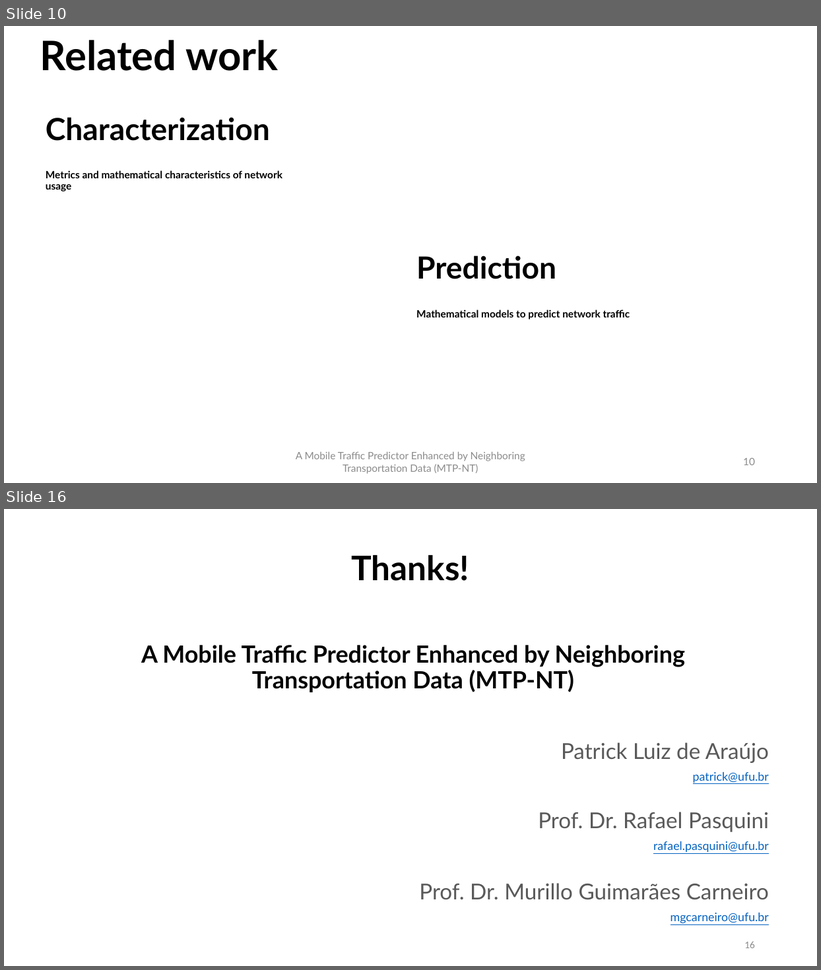
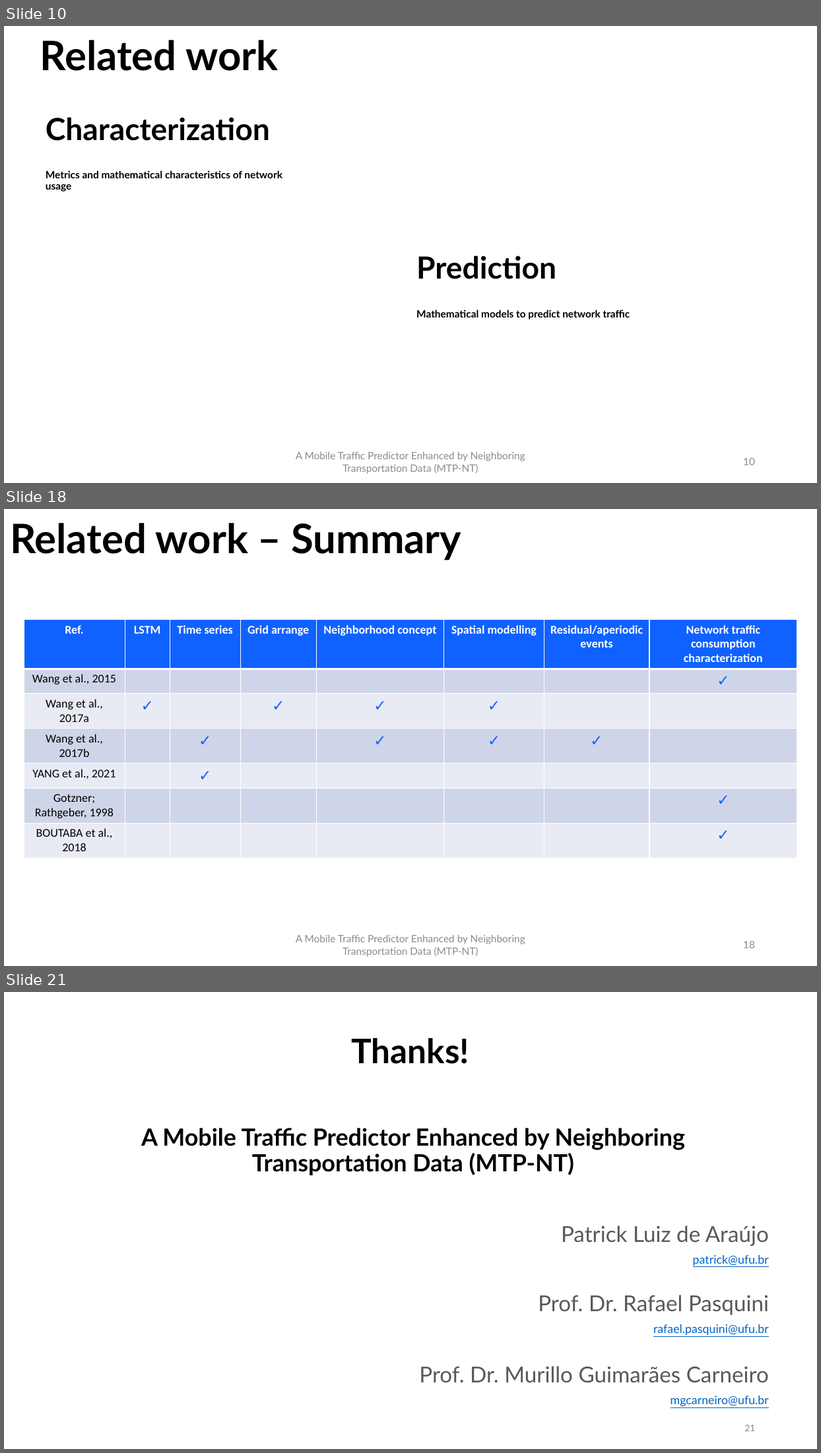
Before and after one commit to PatrickLdA/milan-telecom-analysis, a slide deck: defesa.pptx. Shown one above the other, each under a label of ours: slides 10 and 16 before the commit, slides 10, 18 and 21 after it; the slides between them are not shown. The pictures are 821x970 and 821x1453 pixels, drawn with LibreOffice and Linux fonts; fonts in the diff are those of the drawing. Boxes give left, top, right and bottom in pixels: in the first picture for what was removed or moved away, otherwise in the second. Text is boxed around its words. In the diff, an @@ line names an element or a change of style, - is before the commit and + after.

```diff
--- a/defesa.pptx
+++ b/defesa.pptx
@@ slide 18 added at box(4, 509, 817, 966), background #FFFFFF @@
@@ text added at box(10, 523, 462, 560), 48 pt, text #000000, bold @@
+Related work – Summary
@@ table added at box(24, 619, 797, 856), 7 rows, 8 columns @@
+Ref. | LSTM | Time series | Grid arrange | Neighborhood concept | Spatial modelling | Residual/aperiodic events | Network traffic consumption characterization
+Wang et al., 2015 |  |  |  |  |  |  | ✓
+Wang et al., 2017a | ✓ |  | ✓ | ✓ | ✓ |  | 
+Wang et al., 2017b |  | ✓ |  | ✓ | ✓ | ✓ | 
+YANG et al., 2021 |  | ✓ |  |  |  |  | 
+Gotzner; / Rathgeber, 1998 |  |  |  |  |  |  | ✓
+BOUTABA et al., 2018 |  |  |  |  |  |  | ✓
@@ text added at box(296, 935, 525, 957), 12 pt, text #8C8C8C @@
+A Mobile Traffic Predictor Enhanced by Neighboring Transportation Data (MTP-NT)
@@ page number added at box(743, 941, 755, 949), 12 pt, text #8C8C8C @@
+18
@@ what was slide 16 is now slide 21 @@
@@ page number at box(745, 1425, 755, 1432): text changed @@
-16
+21
```
Also in this commit, not shown: 8 slides changed, 4 other slides added.
